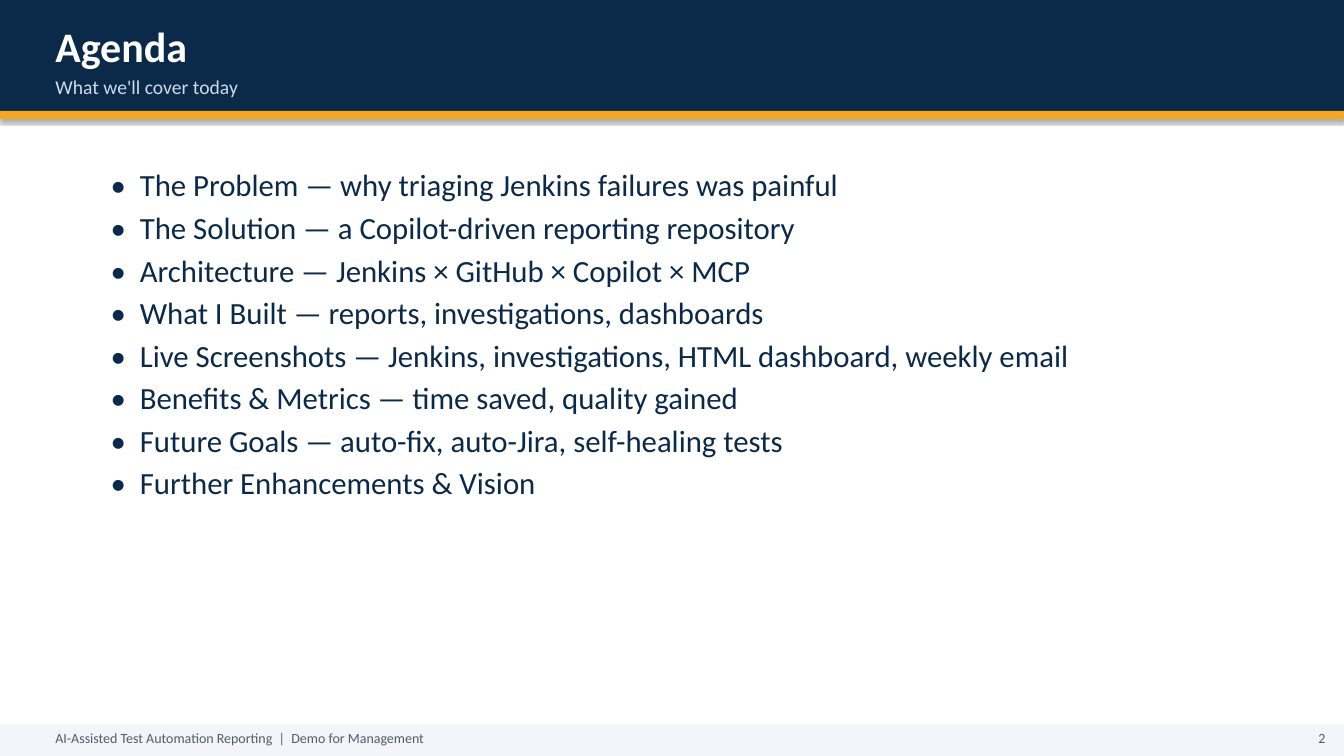
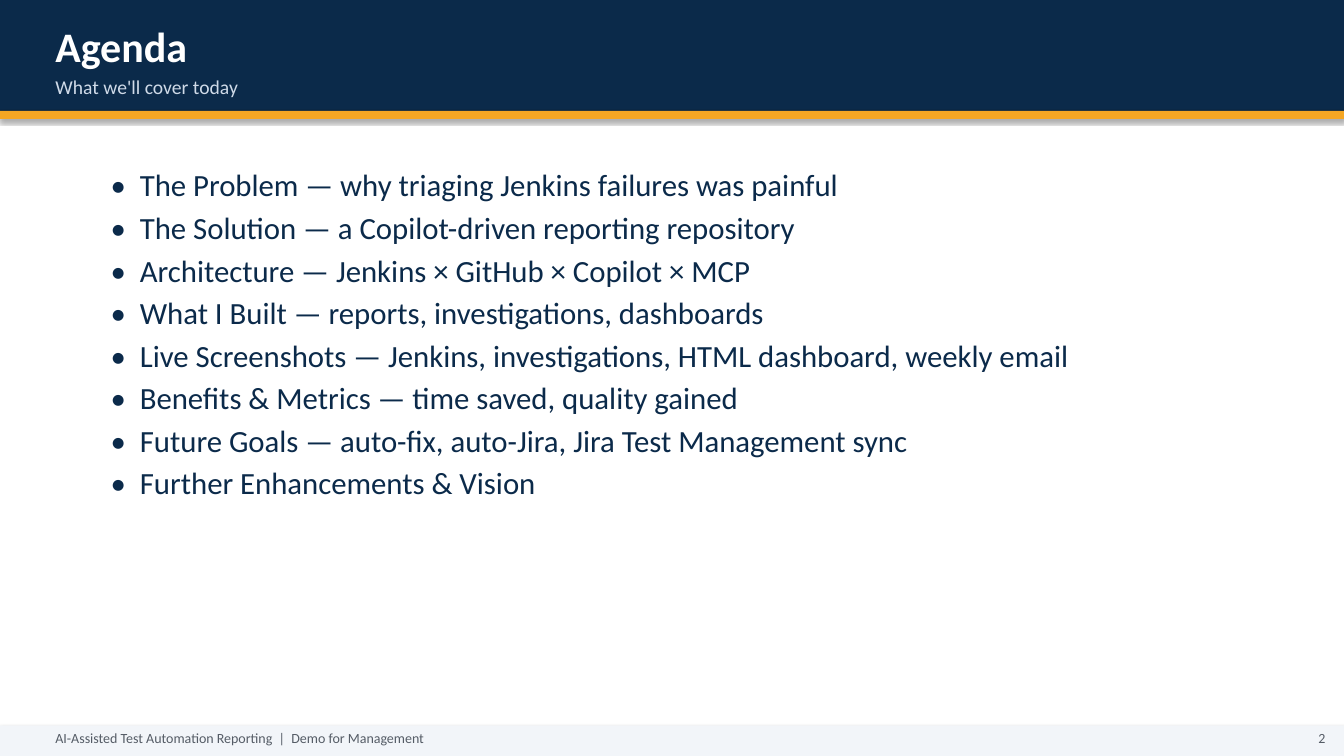
Before and after one commit to abidaliatex/test-automation-reporting, a slide deck: slide 2 of AI-Test-Automation-Reporting-Demo.pptx. Drawn at 1344x756 pixels with LibreOffice and Linux fonts; fonts in the diff are those of the drawing. Boxes give left, top, right and bottom in pixels: in the first picture for what was removed or moved away, otherwise in the second. Text is boxed around its words. In the diff, an @@ line names an element or a change of style, - is before the commit and + after.

```diff
--- a/AI-Test-Automation-Reporting-Demo.pptx
+++ b/AI-Test-Automation-Reporting-Demo.pptx
@@ text at bbox=[140, 430, 907, 458]: text changed @@
-• Future Goals — auto-fix, auto-Jira, self-healing tests
+• Future Goals — auto-fix, auto-Jira, Jira Test Management sync
```
Also in this commit, not shown: 3 other slides changed, 1 slide added.
